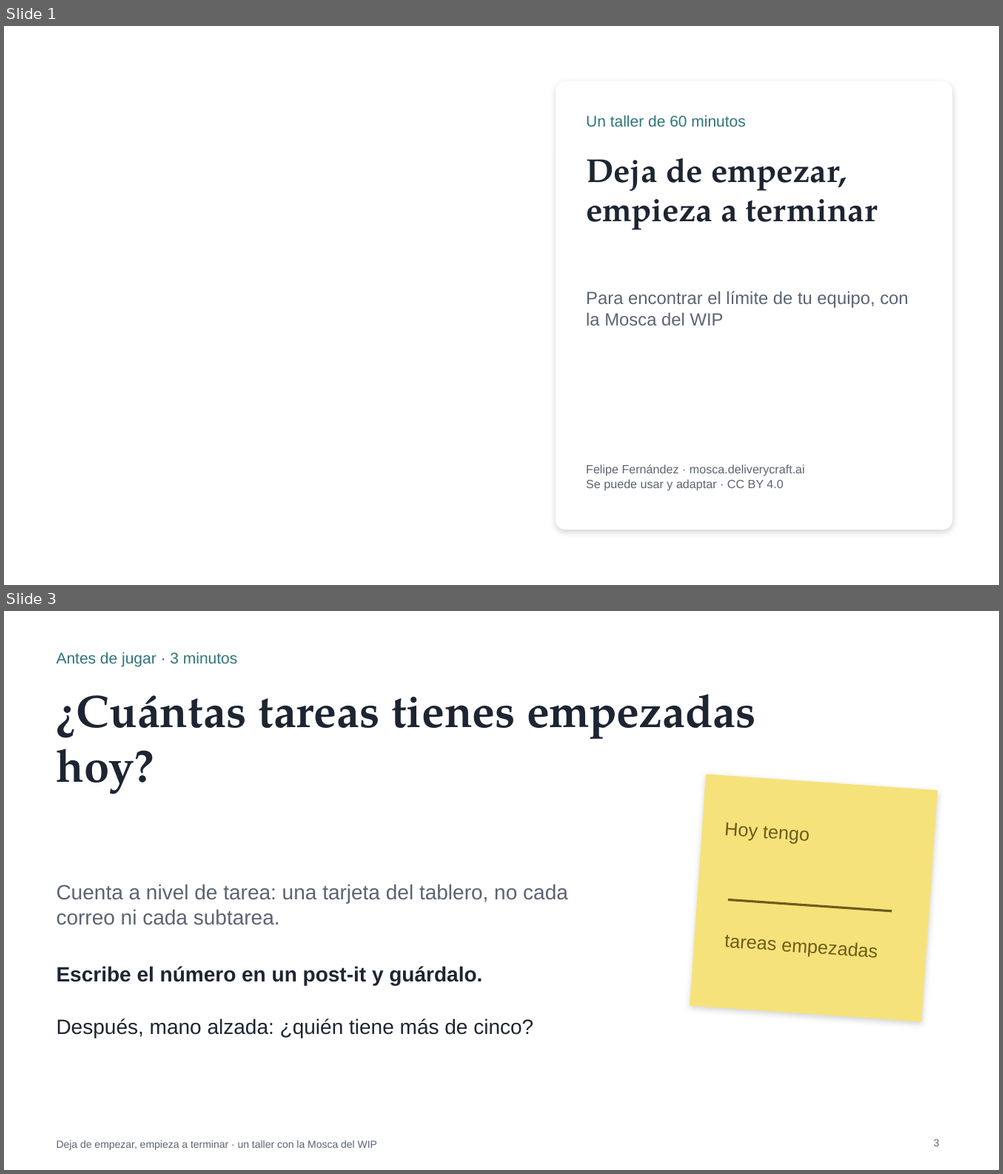
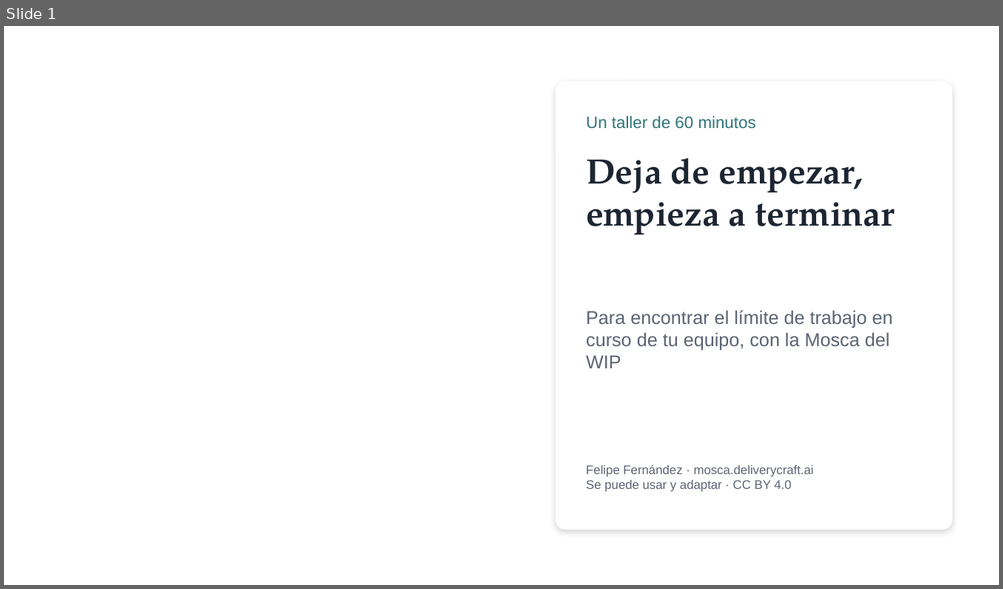
Before and after one commit to ferfelan/mosca-del-wip, a slide deck: public/taller/Mosca-del-WIP-Taller-Presentacion.pptx. Shown one above the other, each under a label of ours: slides 1 and 3 before the commit, slide 1 after it; the slides between them are not shown. The pictures are 1003x1174 and 1003x589 pixels, drawn with LibreOffice and Linux fonts; fonts in the diff are those of the drawing; background and template pictures are left out. Boxes give left, top, right and bottom in pixels: in the first picture for what was removed or moved away, otherwise in the second. Text is boxed around its words. In the diff, an @@ line names an element or a change of style, - is before the commit and + after.

```diff
--- a/public/taller/Mosca-del-WIP-Taller-Presentacion.pptx
+++ b/public/taller/Mosca-del-WIP-Taller-Presentacion.pptx
@@ slide 3 removed at (4,611,999,1170), background #FFFFFF @@
@@ text removed at (57,652,237,667) @@
-Antes de jugar · 3 minutos
@@ title removed at (57,694,756,795) @@
-¿Cuántas tareas tienes empezadas hoy?
@@ rectangle removed at (690,775,937,1022) @@
@@ text removed at (724,823,809,844) @@
-Hoy tengo
@@ text removed at (57,884,568,925) @@
-Cuenta a nivel de tarea: una tarjeta del tablero, no cada correo ni cada subtarea.
@@ line removed from (728, 900) to (892, 911) @@
@@ text removed at (724,935,776,951) @@
-tareas empezadas
@@ text removed at (57,966,482,985) @@
-Escribe el número en un post-it y guárdalo.
@@ text removed at (57,1019,533,1038) @@
-Después, mano alzada: ¿quién tiene más de cinco?
@@ text removed at (57,1141,377,1150) @@
-Deja de empezar, empieza a terminar · un taller con la Mosca del WIP
@@ page number removed at (933,1139,939,1147) @@
-3
@@ slide 1 changed as well @@
@@ text "Un taller de 60 minutos" at (586,116,756,129): size 15 to 16 pt @@
@@ text "Deja de empezar, empieza a ..." at (586,158,895,235): size 32 to 34 pt @@
@@ text at (586,310,893,369): text changed; size 17 to 18 pt @@
-Para encontrar el límite de tu equipo, con la Mosca del WIP
+Para encontrar el límite de trabajo en curso de tu equipo, con la Mosca del WIP
@@ text "Felipe Fernández · mosca.deliverycraft.ai" at (586,465,814,492): size 11.5 to 12 pt @@
```
Also in this commit, not shown: 11 other slides changed, 2 slides added, 10 other files.
